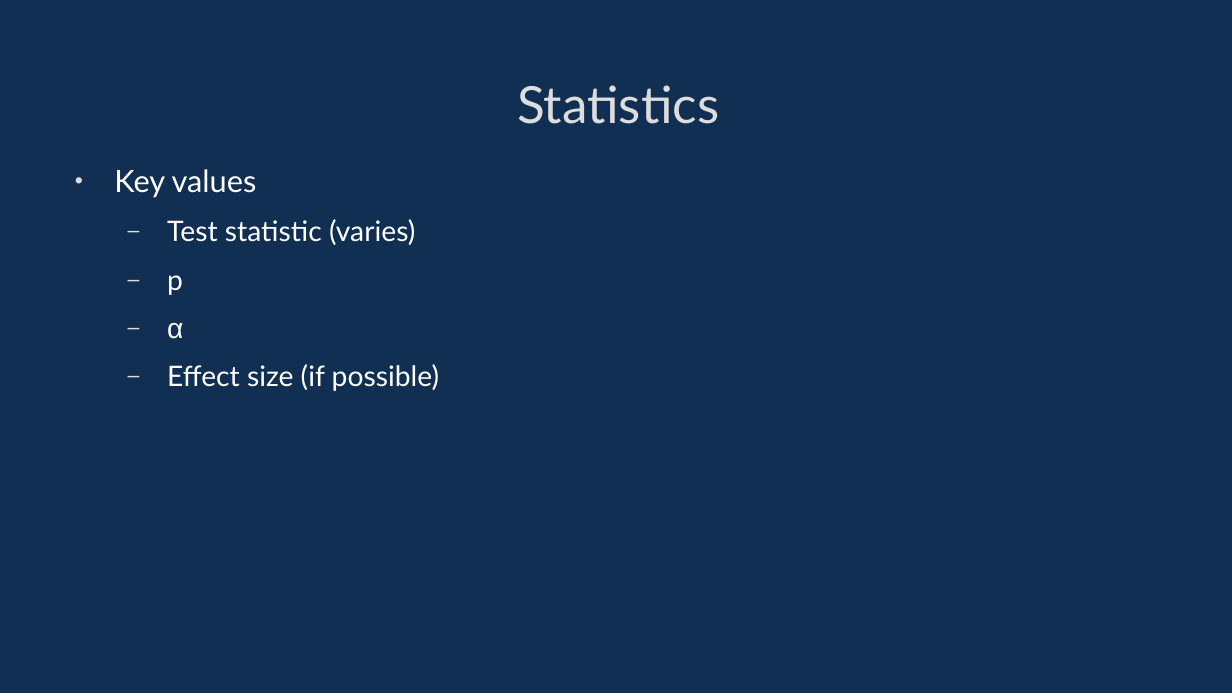
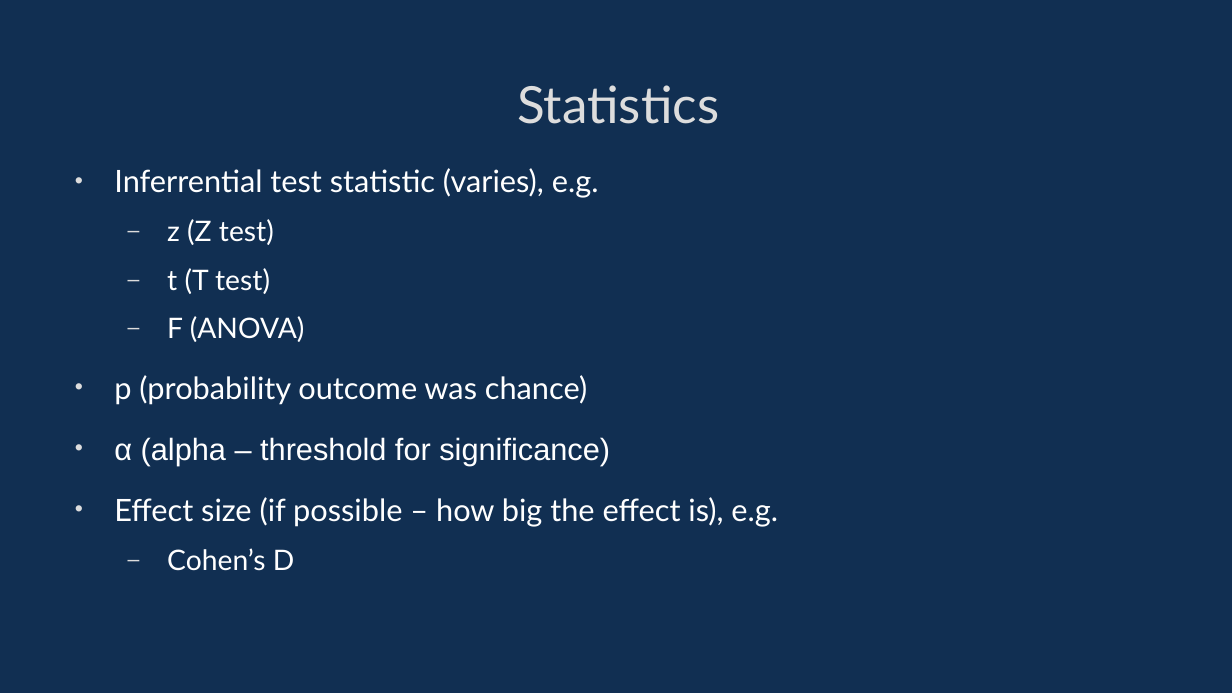
Before and after one commit to davidgundry/maths22-23, a slide deck: slide 33 of slides/maths-12-inferrential-statistics.odp (slide 47 before the commit). Drawn at 1232x693 pixels with LibreOffice and Linux fonts; fonts in the diff are those of the drawing. Boxes give left, top, right and bottom in pixels: in the first picture for what was removed or moved away, otherwise in the second. Text is boxed around its words. In the diff, an @@ line names an element or a change of style, - is before the commit and + after.

```diff
--- a/slides/maths-12-inferrential-statistics.odp
+++ b/slides/maths-12-inferrential-statistics.odp
@@ text at bbox=[114, 168, 778, 571]: text changed; size 18.2 to 19.8 pt @@
-• Key values
-  – Test statistic (varies)
-  – p
-  – α
-  – Effect size (if possible)
+• Inferrential test statistic (varies), e.g.
+  – z (Z test)
+  – t (T test)
+  – F (ANOVA)
+• p (probability outcome was chance)
+• α (alpha – threshold for significance)
+• Effect size (if possible – how big the effect is), e.g.
+  – Cohen’s D
```
Also in this commit, not shown: 32 other slides changed, 22 slides added, 28 slides removed, 17 other files.
